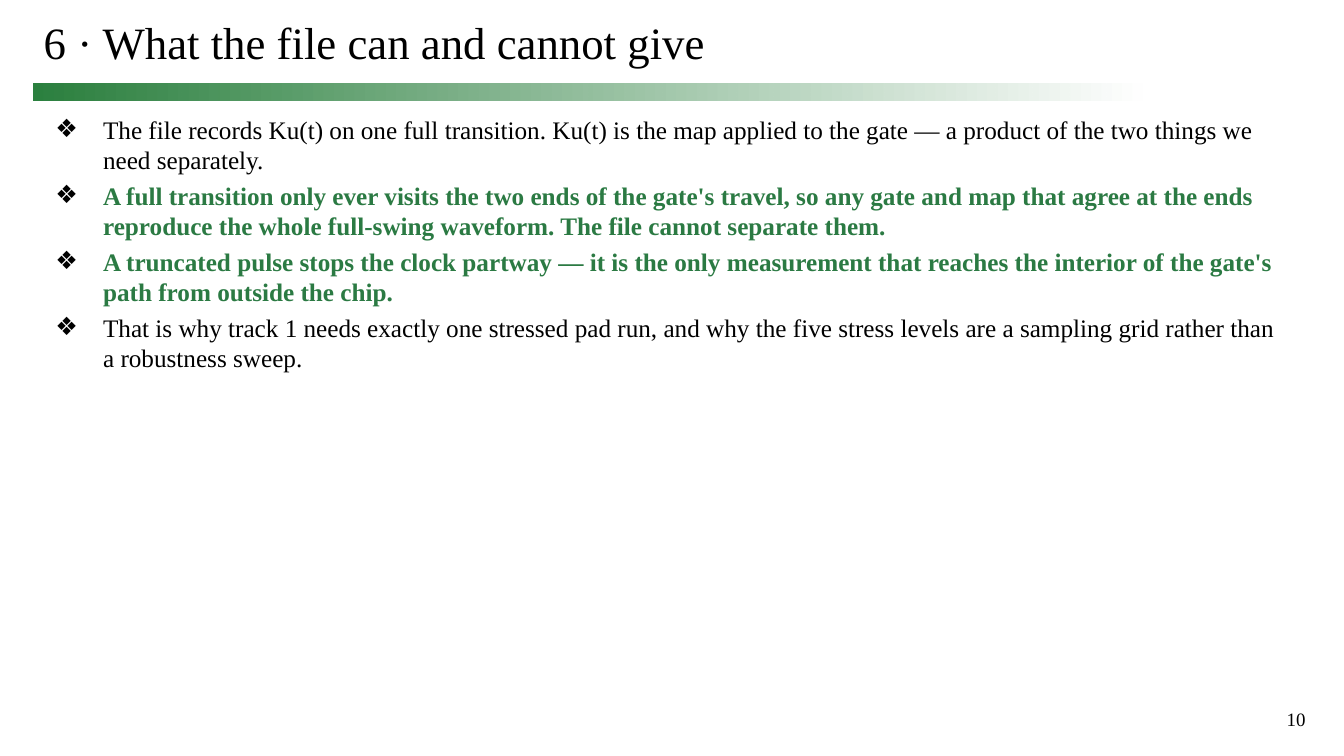
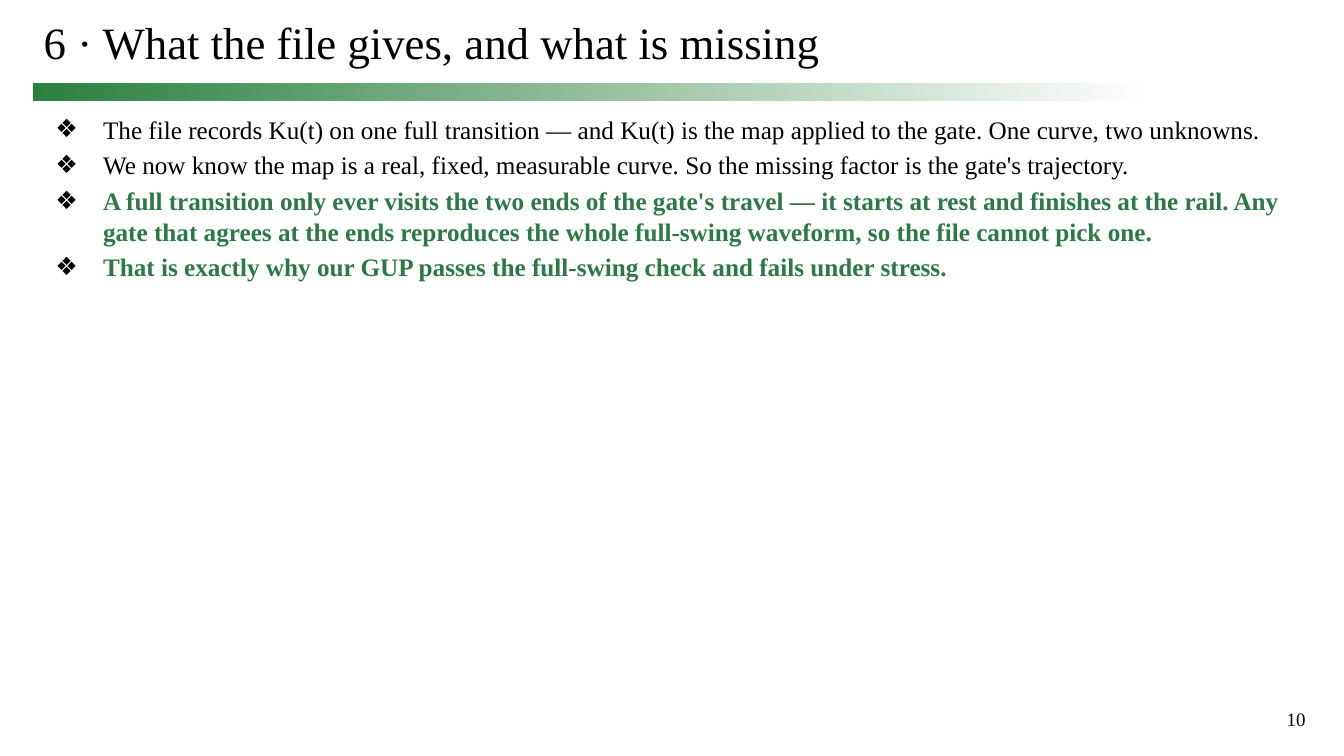
Before and after one commit to simon9721/ibis_comparison, a slide deck: slide 10 of results/meeting_deck_2026-09-24/0924_track1_story.pptx. Drawn at 1344x756 pixels with LibreOffice and Linux fonts; fonts in the diff are those of the drawing. Boxes give left, top, right and bottom in pixels: in the first picture for what was removed or moved away, otherwise in the second. Text is boxed around its words. In the diff, an @@ line names an element or a change of style, - is before the commit and + after.

```diff
--- a/results/meeting_deck_2026-09-24/0924_track1_story.pptx
+++ b/results/meeting_deck_2026-09-24/0924_track1_story.pptx
@@ title at [44, 27, 819, 69]: text changed @@
-6 · What the file can and cannot give
+6 · What the file gives, and what is missing
@@ text at [103, 121, 1279, 282]: text changed @@
-❖ The file records Ku(t) on one full transition. Ku(t) is the map applied to the gate — a product of the two things we need separately.
-❖ A full transition only ever visits the two ends of the gate's travel, so any gate and map that agree at the ends reproduce the whole full-swing waveform. The file cannot separate them.
-❖ A truncated pulse stops the clock partway — it is the only measurement that reaches the interior of the gate's path from outside the chip.
-❖ That is why track 1 needs exactly one stressed pad run, and why the five stress levels are a sampling grid rather than a robustness sweep.
+❖ The file records Ku(t) on one full transition — and Ku(t) is the map applied to the gate. One curve, two unknowns.
+❖ We now know the map is a real, fixed, measurable curve. So the missing factor is the gate's trajectory.
+❖ A full transition only ever visits the two ends of the gate's travel — it starts at rest and finishes at the rail. Any gate that agrees at the ends reproduces the whole full-swing waveform, so the file cannot pick one.
+❖ That is exactly why our GUP passes the full-swing check and fails under stress.
```
Also in this commit, not shown: 7 slides added, 1 slide removed, 6 other files.
